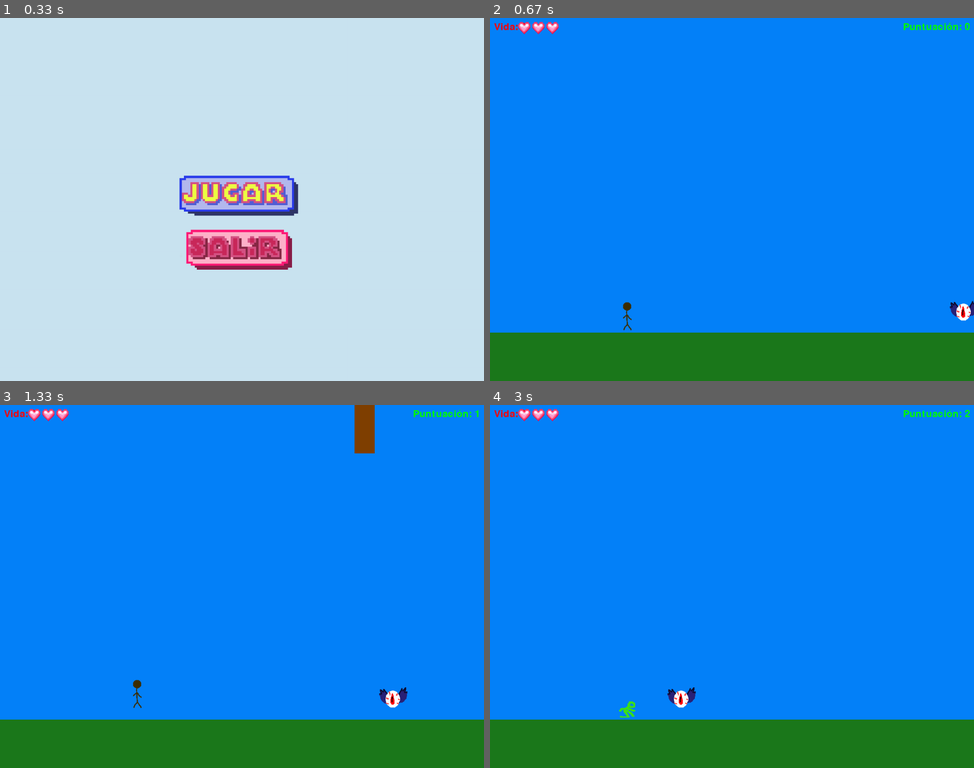
Above: before the commit, frames 1-4 (two rows, left to right).
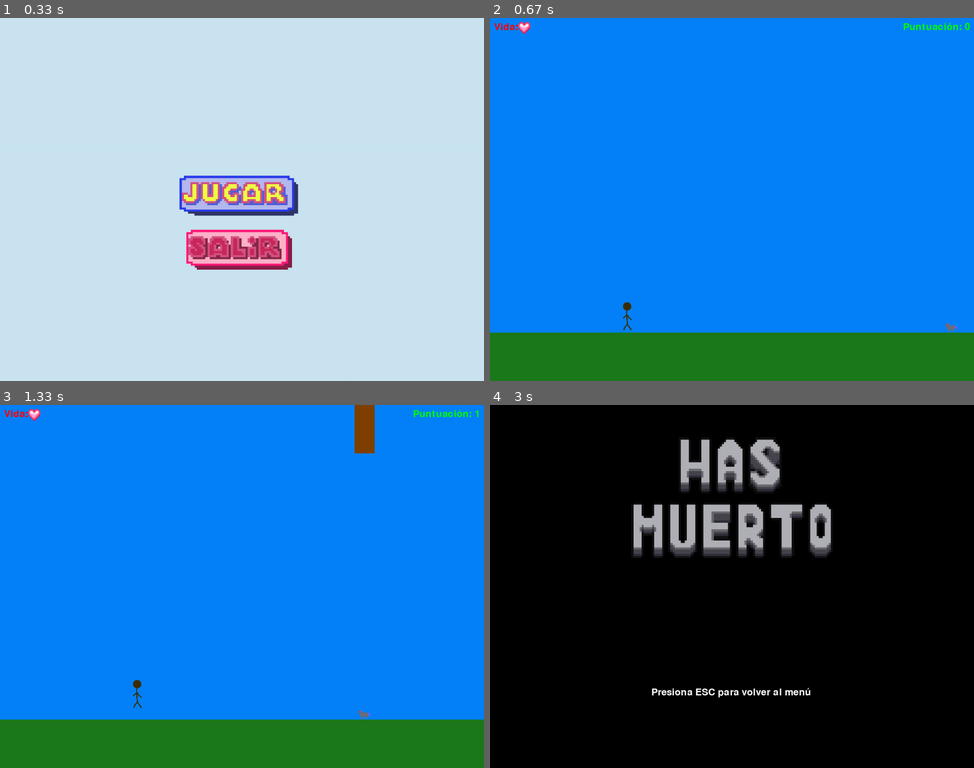
Above: after the commit, the same moments.

Repository: Jol-XD/Corre-Paco-Corre
Game: pygame game, started from proyecto/JuegoV2.py
Same seed, same stepped clock (60 frames per second), same inputs: the game is played once before the commit and once after it.
Inputs (mouse positions are in pixels of both pictures, inside the frame that each line leads up to):
- Up to frame 1 (0.33 s): no input
- Up to frame 2 (0.67 s): click (727, 195) at 0.38 s
- Up to frame 3 (1.33 s): hold Space 0.67-1.13 s; hold Up 0.67-1.13 s
- Up to frame 4 (3 s): hold Down 1.67-2.13 s; hold Up 2.17-2.63 s; hold Down from 2.67 s (still down)

Frame 1 is identical in both runs. In frame 2, 0.4% of the frame differs, in the area x 6-100%, y 1-87%; in frame 3, 0.4%; in frame 4, 100%, in the area x 0-100%, y 0-100%.

Commit message:
mensaje de muerte

Diff:
--- a/proyecto/JuegoV2.py
+++ b/proyecto/JuegoV2.py
@@ -12,6 +12,7 @@
 NEGRO = (0, 0, 0)
 MARRON = (128, 64, 0)
 SUELO = (28, 121, 28)
+BLANCO = (255, 255, 255)
 
 clock = pygame.time.Clock()
 pygame.init()
@@ -93,14 +94,14 @@
     jugador.rect.x = 320
     jugador.rect.y = 700
     jugador.velocity = [0, 0]
-    jugador.vida = 3
+    jugador.vida = 1
 
     # Restablece la posición de las estructuras
     estructuras.empty()
 
     # Agregar un enemigo al principio del juego de manera aleatoria
     enemigos.empty()
-    tipos_enemigos = [EnemigoNormal, EnemigoVolador] #falta EnemigoEnano
+    tipos_enemigos = [EnemigoNormal, EnemigoVolador, EnemigoEnano]
     enemigo_inicial = random.choice(tipos_enemigos)
     nuevo_enemigo = enemigo_inicial(screen_width, 700)
     enemigos.add(nuevo_enemigo)
@@ -156,7 +157,7 @@
         self.is_atacando = False
         self.gravity = 1.1
         self.jump_strength = -20
-        self.vida = 5
+        self.vida = 1
         self.attack_duration = 200    # Duración del ataque en milisegundos
         self.attack_timer = 0  # Temporizador para controlar la duración del ataque
 
@@ -271,16 +272,16 @@
 
 class EnemigoVolador(pygame.sprite.Sprite):
     def __init__(self, x, y):
-        super().__init__()  # Llama al constructor de la clase base
+        super().__init__()
         self.image = pygame.image.load("proyecto/sprites/ojo.png")
         self.image = pygame.transform.scale(self.image, (70, 50))
         self.rect = self.image.get_rect()
         self.rect.x = x
         self.rect.y = y
-        self.velocity_x = -5 # Asegúrate de que AZUL esté definido en algún lugar de tu código
+        self.velocity_x = -5
         self.velocidad_inicial = -5
         self.velocidad = self.velocidad_inicial
-        self.derrotado = False  # Agregar esta línea para definir derrotado
+        self.derrotado = False
 
     def update(self):
         self.rect.x += self.velocity_x
@@ -294,19 +295,30 @@
         self.velocity_x += -0.25
         self.derrotado = False
 
-#class EnemigoEnano(Enemigo):
-#    def __init__(self, x, y):
-#        super().__init__(x, 755)
-#        self.image = pygame.transform.scale(self.image, (30, 25))
-#        self.velocity_x = -6
-#        self.rect.y = 755
-#       self.image.fill(GREEN)
-#        self.velocidad_inicial = -6
-#       self.velocidad = self.velocidad_inicial
-
-#    def reiniciar(self):
-#        super().reiniciar()
-#        self.velocity_x = self.velocidad
+class EnemigoEnano(pygame.sprite.Sprite):
+    def __init__(self, x, y):
+        super().__init__()
+        self.image = pygame.image.load("proyecto/sprites/rata.png")
+        self.image = pygame.transform.scale(self.image, (30, 25))
+        self.rect = self.image.get_rect()
+        self.velocity_x = -6
+        self.rect.x = x
+        self.rect.y = 755
+        self.velocidad_inicial = -6
+        self.velocidad = self.velocidad_inicial
+        self.derrotado = False
+
+    def update(self):
+        self.rect.x += self.velocity_x
+
+        if self.rect.right < 0 or self.derrotado:
+            self.reiniciar()
+
+    def reiniciar(self):
+        self.rect.x = screen_width
+        self.rect.y = 755
+        self.velocity_x += -0.25
+        self.derrotado = False
 
 jugador = jugador(320, 700, 0, 0)
 enemigos = pygame.sprite.Group()
@@ -321,16 +333,12 @@
     if not enemigo_en_pantalla and ultimo_enemigo_derrotado:
         enemigo_en_pantalla = True
 
-        # Choose a random class of enemy
-        clases_enemigos = [EnemigoNormal, EnemigoVolador]  # Add more enemy types as needed
+        clases_enemigos = [EnemigoNormal, EnemigoVolador, EnemigoEnano]
         clase_enemigo = random.choice(clases_enemigos)
 
-        # Create an instance of the selected enemy class
         nuevo_enemigo = clase_enemigo(screen_width, 700)
 
-        # Add the new enemy to the 'enemigos' group
         enemigos.add(nuevo_enemigo)
-
 
 font = pygame.font.SysFont("arialblack", 40)
 puntuacion = 0
@@ -373,10 +381,6 @@
 
 estructuras = pygame.sprite.Group()
 
-for _ in range(1):
-    nueva_estructura = Estructura(random.randint(screen_width, screen_width + 200), 50, 120, 10)
-    estructuras.add(nueva_estructura)
-
 font = pygame.font.Font(None, 36)
 corazon_image = pygame.image.load("proyecto/sprites/cora.png")
 corazon_image = pygame.transform.scale(corazon_image, (30, 30))
@@ -396,11 +400,24 @@
 has_muerto_image = pygame.image.load("proyecto/sprites/has_muerto.png")
 has_muerto_image = pygame.transform.scale(has_muerto_image, (500, 300))
 
+muerto = False
+
+surface = pygame.display.set_mode((screen_width, screen_height ))
+
+# Función para mostrar un mensaje de muerte
 # Función para mostrar un mensaje de muerte
 def mostrar_mensaje_muerte(surface):
     global run
-
-    surface.blit(has_muerto_image, (350, 200))
+    pantalla.fill(NEGRO)
+    surface.blit(has_muerto_image, (350, 80))
+
+    # Dibujar un mensaje en la pantalla
+    font = pygame.font.Font(None, 36)
+    texto = font.render("Presiona ESC para volver al menú", True, BLANCO)
+    texto_rect = texto.get_rect()
+    texto_rect.topleft = (400, 700)
+    surface.blit(texto, texto_rect)
+
     pygame.display.update()
 
     muerto = True
@@ -409,7 +426,7 @@
             if event.type == pygame.QUIT:
                 run = False
                 muerto = False
-            if event.type == pygame.KEYDOWN and event.key == pygame.K_SPACE:
+            if event.type == pygame.KEYDOWN and event.key == pygame.K_ESCAPE:
                 muerto = False
 
 def reiniciar_juego():
@@ -455,7 +472,7 @@
             for enemigo in enemigos:
                 if jugador.attack_rect.colliderect(enemigo.rect):
                     enemigo.derrotado = True  # Marcar al enemigo como derrotado en lugar de eliminarlo
-                    puntuacion += 5  # Suma 10 puntos
+                    puntuacion += 5
                     print("¡Enemigo derrotado!")
 
     colisiones = pygame.sprite.spritecollide(jugador, enemigos, False)
@@ -479,12 +496,14 @@
 
     if jugador.rect.right < 0:
         print("¡Juego terminado! Se salió de la pantalla.")
+        mostrar_mensaje_muerte(surface)
         juego_activo = False
         menu_activo = True
         reiniciar_juego()
 
     if jugador.vida <= 0:
         print("¡Juego terminado! El jugador se quedó sin vidas.")
+        mostrar_mensaje_muerte(surface)
         juego_activo = False
         menu_activo = True
         reiniciar_juego()
@@ -516,4 +535,3 @@
         mostrar_menu()
 
 pygame.quit()
-sys.exit()
Binary file added: proyecto/sprites/rata.png
